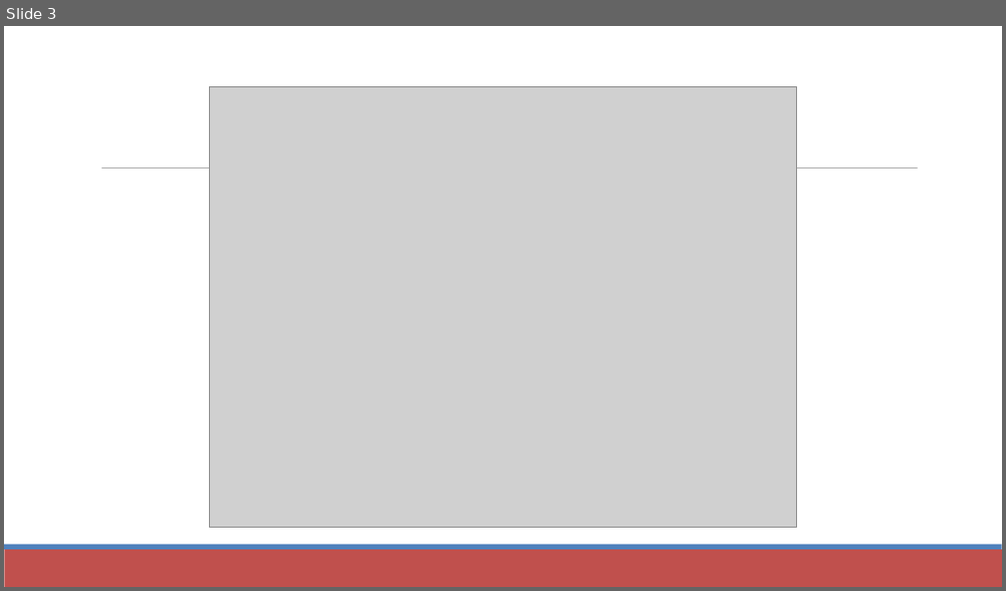
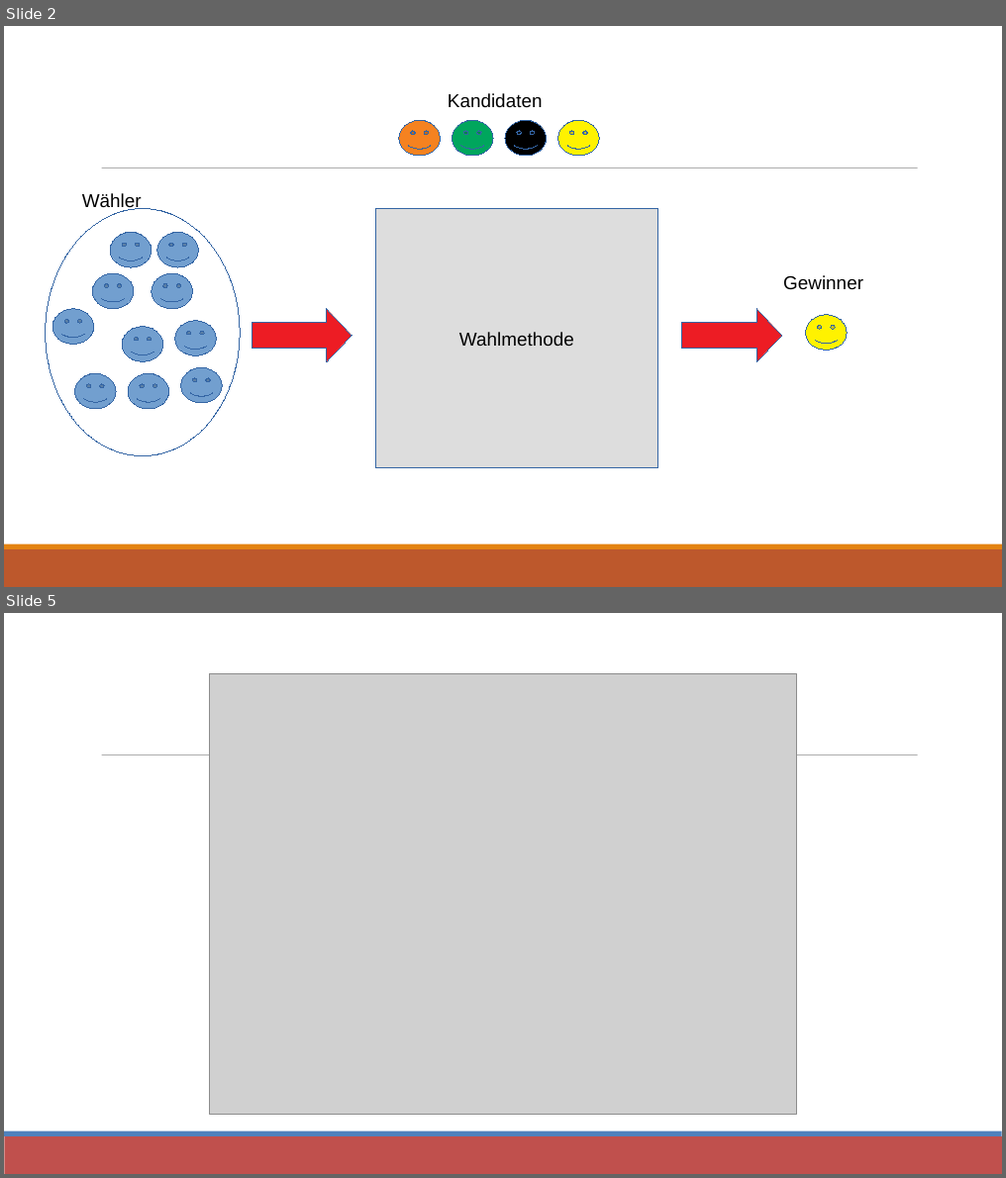
Before and after one commit to Frede9/Star-Voting, a slide deck: Star-Voting.pptx. Shown one above the other, each under a label of ours: slide 3 before the commit, slides 2 and 5 after it; the slides between them are not shown. The pictures are 1006x591 and 1006x1178 pixels, drawn with LibreOffice and Linux fonts; fonts in the diff are those of the drawing; grey boxes stand for pictures. Boxes give left, top, right and bottom in pixels: in the first picture for what was removed or moved away, otherwise in the second. Text is boxed around its words. In the diff, an @@ line names an element or a change of style, - is before the commit and + after.

```diff
--- a/Star-Voting.pptx
+++ b/Star-Voting.pptx
@@ slide 2 added at (x1=4, y1=26, x2=1002, y2=587), background #FFFFFF; not listed: 1 template element that a slide beside it also shows @@
@@ text added at (x1=448, y1=93, x2=543, y2=108), 18 pt, text #000000 @@
+Kandidaten
@@ smiley face added at (x1=399, y1=120, x2=441, y2=156), fill #F58220, outline #3465A4 0.75 pt @@
@@ smiley face added at (x1=451, y1=120, x2=493, y2=156), fill #00A65D, outline #3465A4 0.75 pt @@
@@ smiley face added at (x1=505, y1=120, x2=546, y2=156), fill #000000, outline #3465A4 0.75 pt @@
@@ smiley face added at (x1=558, y1=120, x2=599, y2=156), fill #FFF200, outline #3465A4 0.75 pt @@
@@ text added at (x1=82, y1=193, x2=142, y2=211), 18 pt, text #000000 @@
+Wähler
@@ ellipse added at (x1=46, y1=209, x2=240, y2=457), fill #FFFFFF, outline #3465A4 0.75 pt @@
@@ smiley face added at (x1=110, y1=233, x2=152, y2=268), fill #729FCF, outline #3465A4 0.75 pt @@
@@ smiley face added at (x1=157, y1=233, x2=199, y2=268), fill #729FCF, outline #3465A4 0.75 pt @@
@@ rectangle added at (x1=375, y1=209, x2=658, y2=468), fill #DDDDDD, outline #3465A4 0.75 pt, 18 pt, text #000000 @@
+Wahlmethode
@@ smiley face added at (x1=92, y1=274, x2=134, y2=309), fill #729FCF, outline #3465A4 0.75 pt @@
@@ smiley face added at (x1=152, y1=274, x2=193, y2=309), fill #729FCF, outline #3465A4 0.75 pt @@
@@ text added at (x1=783, y1=275, x2=863, y2=290), 18 pt, text #000000 @@
+Gewinner
@@ smiley face added at (x1=53, y1=309, x2=94, y2=344), fill #729FCF, outline #3465A4 0.75 pt @@
@@ smiley face added at (x1=174, y1=321, x2=216, y2=356), fill #729FCF, outline #3465A4 0.75 pt @@
@@ freeform shape added at (x1=252, y1=309, x2=352, y2=363), fill #ED1C24, outline #3465A4 0.75 pt @@
@@ freeform shape added at (x1=682, y1=309, x2=782, y2=363), fill #ED1C24, outline #3465A4 0.75 pt @@
@@ smiley face added at (x1=806, y1=315, x2=846, y2=350), fill #FFF200, outline #3465A4 0.75 pt @@
@@ smiley face added at (x1=122, y1=327, x2=162, y2=363), fill #729FCF, outline #3465A4 0.75 pt @@
@@ smiley face added at (x1=74, y1=374, x2=116, y2=409), fill #729FCF, outline #3465A4 0.75 pt @@
@@ smiley face added at (x1=128, y1=374, x2=168, y2=409), fill #729FCF, outline #3465A4 0.75 pt @@
@@ smiley face added at (x1=180, y1=369, x2=222, y2=403), fill #729FCF, outline #3465A4 0.75 pt @@
@@ rectangle added at (x1=4, y1=550, x2=1002, y2=587), fill #BD582C @@
@@ rectangle added at (x1=4, y1=545, x2=1002, y2=550), fill #E48312 @@
@@ what was slide 3 is now slide 5 @@
```
Also in this commit, not shown: 9 slides changed, 1 other slide added.
